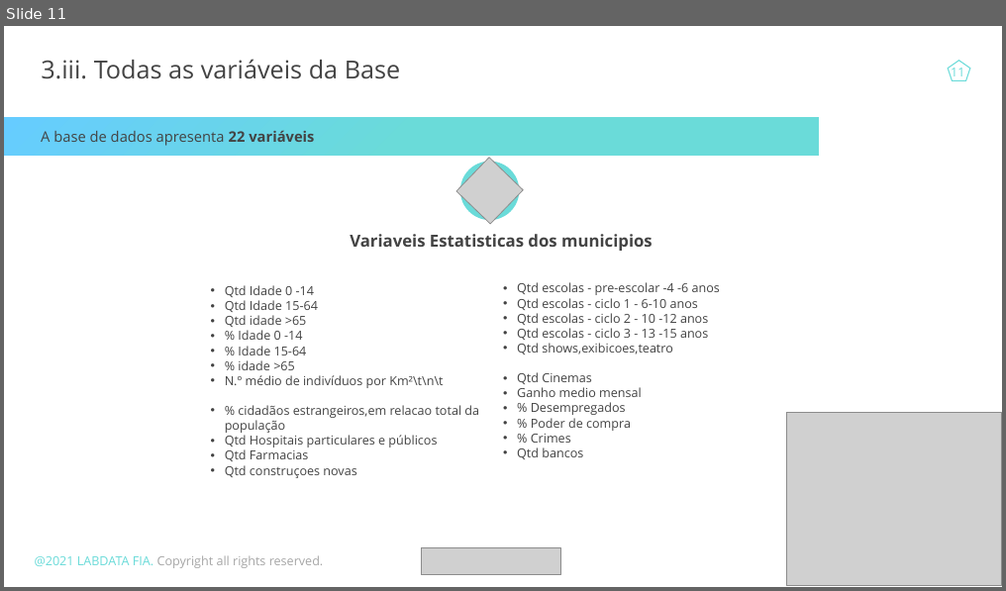
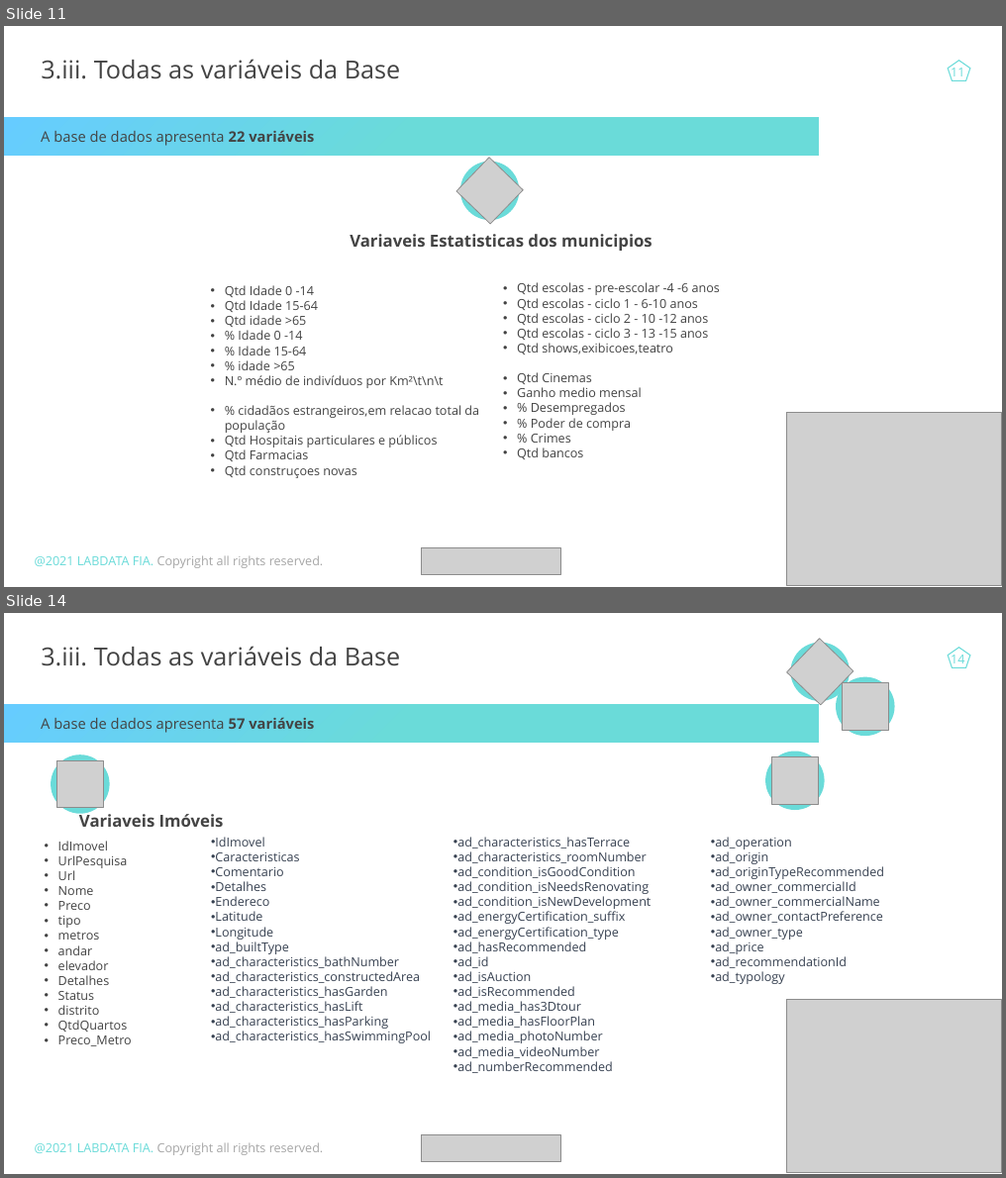
Before and after one commit to johnosd/MPAlugueisLisboa, a slide deck: Docs/TCC John Costa.pptx. Shown one above the other, each under a label of ours: slide 11 before the commit, slides 11 and 14 after it; the slides between them are not shown. The pictures are 1006x591 and 1006x1178 pixels, drawn with LibreOffice and Linux fonts; fonts in the diff are those of the drawing; grey boxes stand for pictures. Boxes give left, top, right and bottom in pixels: in the first picture for what was removed or moved away, otherwise in the second. Text is boxed around its words. In the diff, an @@ line names an element or a change of style, - is before the commit and + after.

```diff
--- a/Docs/TCC John Costa.pptx
+++ b/Docs/TCC John Costa.pptx
@@ slide 14 added at (x1=4, y1=613, x2=1002, y2=1174), background #FFFFFF @@
@@ picture added at (x1=787, y1=639, x2=853, y2=705) @@
@@ ellipse added at (x1=791, y1=642, x2=849, y2=701), fill #6ADBD9 @@
@@ text added at (x1=41, y1=646, x2=400, y2=666), 24 pt, text #434343 @@
+3.iii. Todas as variáveis da Base
@@ pentagon added at (x1=948, y1=648, x2=970, y2=668), outline #6ADBD9 1 pt @@
@@ page number added at (x1=950, y1=652, x2=964, y2=667), 12 pt, text #6ADBD9 @@
+14
@@ ellipse added at (x1=836, y1=677, x2=895, y2=737), fill #6ADBD9 @@
@@ picture added at (x1=842, y1=682, x2=889, y2=730) @@
@@ rectangle added at (x1=4, y1=704, x2=819, y2=742), fill gradient #6ADBD9 to #66CCFF @@
@@ text added at (x1=41, y1=718, x2=314, y2=733), 14 pt, text #434343 @@
+A base de dados apresenta 57 variáveis
@@ ellipse added at (x1=51, y1=755, x2=110, y2=814), fill #6ADBD9 @@
@@ picture added at (x1=56, y1=761, x2=104, y2=808) @@
@@ ellipse added at (x1=765, y1=752, x2=825, y2=811), fill #6ADBD9 @@
@@ picture added at (x1=771, y1=757, x2=819, y2=804) @@
@@ text added at (x1=79, y1=811, x2=224, y2=827), 16 pt, text #434343, bold @@
+Variaveis Imóveis
@@ text added at (x1=58, y1=841, x2=132, y2=1047), 12 pt, text #434343 @@
+• IdImovel
+• UrlPesquisa
+• Url
+• Nome
+• Preco
+• tipo
+• metros
+• andar
+• elevador
+• Detalhes
+• Status
+• distrito
+• QtdQuartos
+• Preco_Metro
@@ text added at (x1=215, y1=837, x2=431, y2=1044), 12 pt, text #374151 @@
+• IdImovel
+• Caracteristicas
+• Comentario
+• Detalhes
+• Endereco
+• Latitude
+• Longitude
+• ad_builtType
+• ad_characteristics_bathNumber
+• ad_characteristics_constructedArea
+• ad_characteristics_hasGarden
+• ad_characteristics_hasLift
+• ad_characteristics_hasParking
+• ad_characteristics_hasSwimmingPool
@@ text added at (x1=457, y1=837, x2=650, y2=1073), 12 pt, text #374151 @@
+• ad_characteristics_hasTerrace
+• ad_characteristics_roomNumber
+• ad_condition_isGoodCondition
+• ad_condition_isNeedsRenovating
+• ad_condition_isNewDevelopment
+• ad_energyCertification_suffix
+• ad_energyCertification_type
+• ad_hasRecommended
+• ad_id
+• ad_isAuction
+• ad_isRecommended
+• ad_media_has3Dtour
+• ad_media_hasFloorPlan
+• ad_media_photoNumber
+• ad_media_videoNumber
+• ad_numberRecommended
@@ text added at (x1=715, y1=837, x2=884, y2=984), 12 pt, text #374151 @@
+• ad_operation
+• ad_origin
+• ad_originTypeRecommended
+• ad_owner_commercialId
+• ad_owner_commercialName
+• ad_owner_contactPreference
+• ad_owner_type
+• ad_price
+• ad_recommendationId
+• ad_typology
@@ picture added at (x1=786, y1=1000, x2=1001, y2=1173) @@
@@ text added at (x1=35, y1=1143, x2=324, y2=1156), 12 pt, text #A6A6A6 @@
+@2021 LABDATA FIA. Copyright all rights reserved.
@@ picture added at (x1=421, y1=1136, x2=561, y2=1162) @@
```
Also in this commit, not shown: 2 slides changed, 2 other slides added, 2 slides removed, 20 other files.
